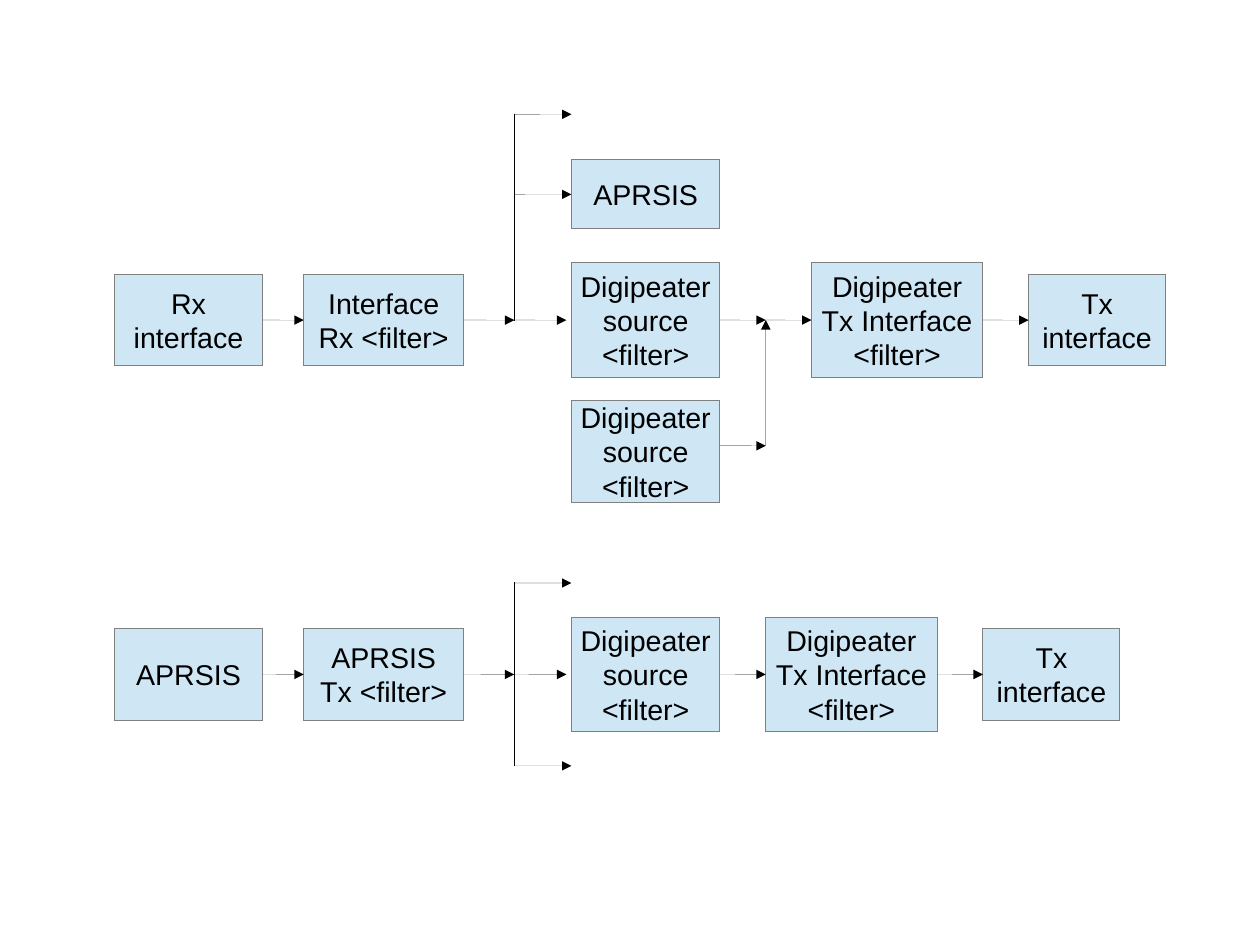
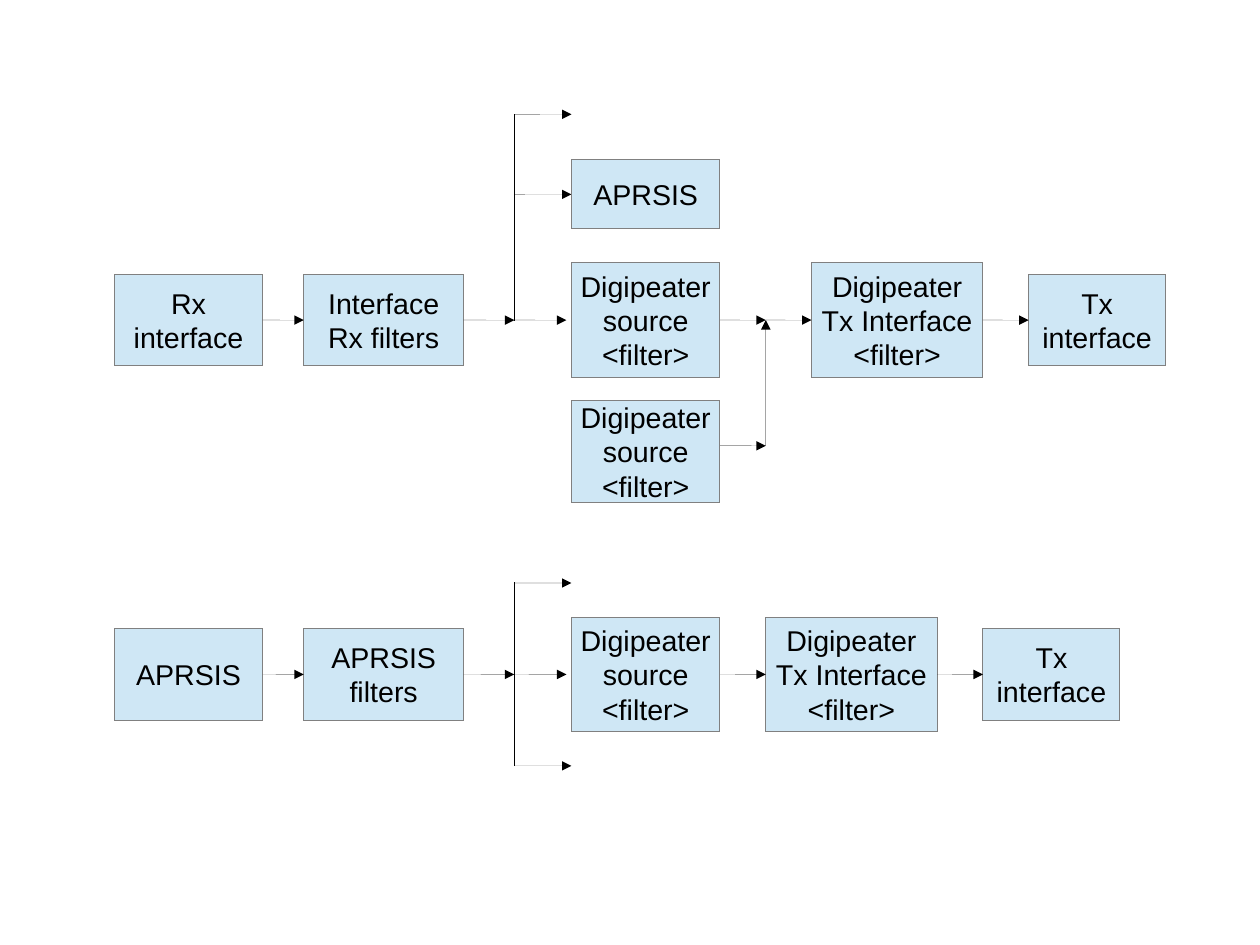
Before and after one commit to PhirePhly/aprx, a slide deck: slide 1 of doc/aprx-manual-pics.odp. Drawn at 1260x945 pixels with LibreOffice and Linux fonts; fonts in the diff are those of the drawing. Boxes give left, top, right and bottom in pixels: in the first picture for what was removed or moved away, otherwise in the second. Text is boxed around its words. In the diff, an @@ line names an element or a change of style, - is before the commit and + after.

```diff
--- a/doc/aprx-manual-pics.odp
+++ b/doc/aprx-manual-pics.odp
@@ text in rectangle at [328, 327, 439, 349]: text changed @@
-Rx <filter>
+Rx filters
@@ text in rectangle at [350, 681, 418, 703]: text changed @@
-Tx <filter>
+filters
```
Also in this commit, not shown: 5 slides added, 2 other files.
